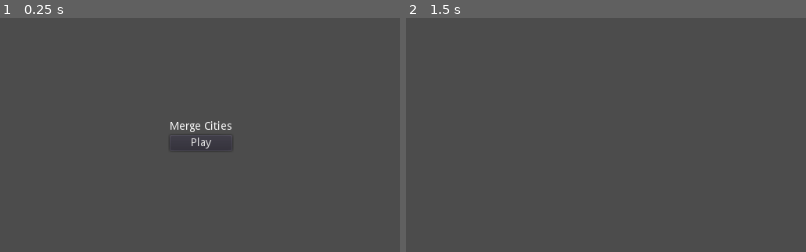
Above: before the commit, frames 1-2 (left to right).
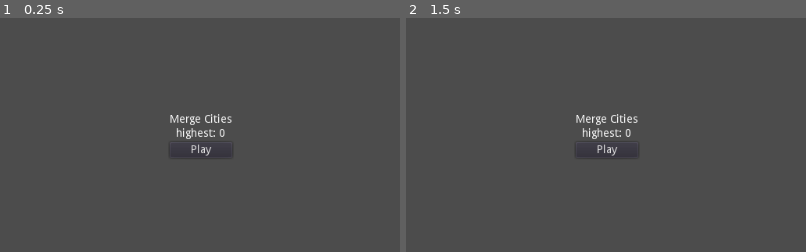
Above: after the commit, the same moments.

Repository: T4g1/gd-wildjam13
Game: Godot game, scene res://main.tscn
Two runs of this game, one before a commit and one after it. Both use one fixed random seed, a clock stepped at 60 frames per second and the inputs below.
Inputs (mouse positions are % of the whole screen's width and height, from its top left):
- Up to frame 1 (0.25 s): no input
- Up to frame 2 (1.5 s): click "Play" at 0.5 s; click (50, 53) at 1.25 s, where only the run after the commit has a clickable "Play"
The pictures show only the part of the screen within x 25-75%, y 25-75%; the shares and areas given below are measured in that part.

The runs differ from the first frame. In frame 1, 1.0% of the frame differs, in the area x 42-58%, y 41-60%; in frame 2, 0.7%.

Commit message:
[add] Basic score management

Diff:
--- a/main.gd
+++ b/main.gd
@@ -1,9 +1,15 @@
 extends Control
+
+var highest = 0
 
 func _on_play():
 	$Introduction.visible = false
 	$Game.visible = true
 
-func _on_game_over():
+func _on_game_over(score):
+	if score > highest:
+		highest = score
+		$Introduction.set_highest(score)
+
 	$Introduction.visible = true
 	$Game.visible = false
--- a/scenes/Game/game.gd
+++ b/scenes/Game/game.gd
@@ -2,5 +2,11 @@
 
 signal game_over
 
+var score = 0
+
 func _on_game_over():
-	emit_signal("game_over")
+	emit_signal("game_over", score)
+
+func _process(_delta):
+	if visible:
+		_on_game_over()
--- a/scenes/Introduction/introduction.gd
+++ b/scenes/Introduction/introduction.gd
@@ -4,3 +4,6 @@
 
 func _on_play():
 	emit_signal("play")
+
+func set_highest(score):
+	find_node("HighestLabel").text = "Highest: " + str(score)
--- a/scenes/Introduction/introduction.tscn
+++ b/scenes/Introduction/introduction.tscn
@@ -13,19 +13,27 @@
 
 [node name="VBoxContainer" type="VBoxContainer" parent="CenterContainer"]
 margin_left = 472.0
-margin_top = 281.0
+margin_top = 272.0
 margin_right = 552.0
-margin_bottom = 319.0
+margin_bottom = 328.0
 alignment = 1
 
-[node name="Title" type="Label" parent="CenterContainer/VBoxContainer"]
+[node name="TitleLabel" type="Label" parent="CenterContainer/VBoxContainer"]
 margin_right = 80.0
 margin_bottom = 14.0
 text = "Merge Cities"
+align = 1
+
+[node name="HighestLabel" type="Label" parent="CenterContainer/VBoxContainer"]
+margin_top = 18.0
+margin_right = 80.0
+margin_bottom = 32.0
+text = "highest: 0"
+align = 1
 
 [node name="PlayButton" type="Button" parent="CenterContainer/VBoxContainer"]
-margin_top = 18.0
+margin_top = 36.0
 margin_right = 80.0
-margin_bottom = 38.0
+margin_bottom = 56.0
 text = "Play"
 [connection signal="pressed" from="CenterContainer/VBoxContainer/PlayButton" to="." method="_on_play"]
